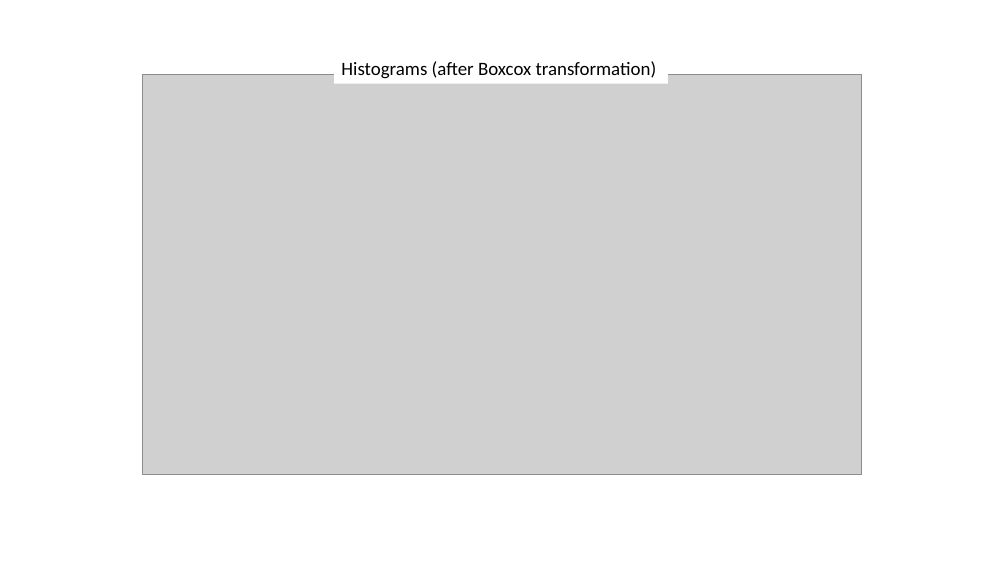
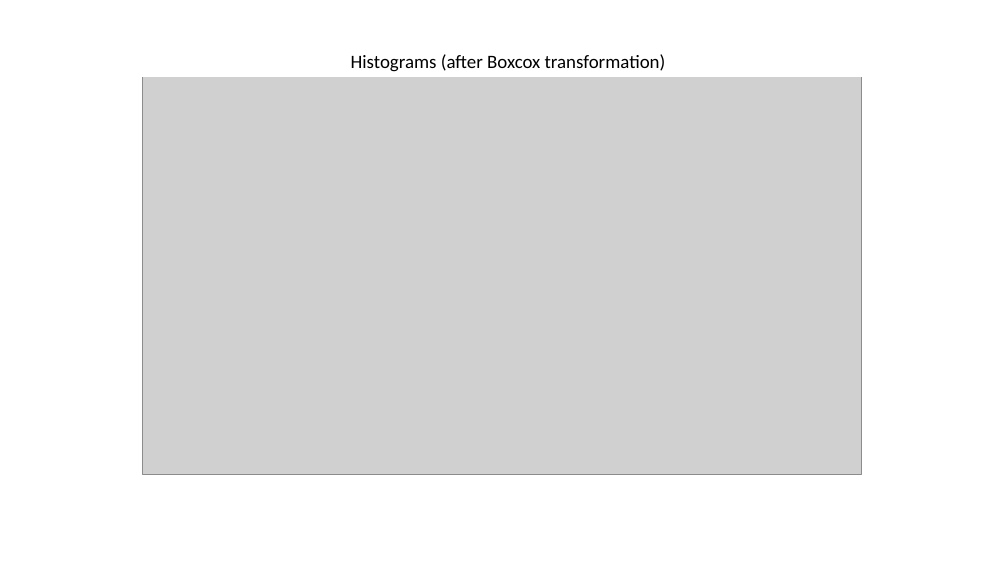
Before and after one commit to EnriqueSPR/house_renting_madrid, a slide deck: slide 1 of pictures/New Microsoft PowerPoint Presentation.pptx. Drawn at 1008x567 pixels with LibreOffice and Linux fonts; fonts in the diff are those of the drawing; grey boxes stand for pictures. Boxes give left, top, right and bottom in pixels: in the first picture for what was removed or moved away, otherwise in the second. Text is boxed around its words. In the diff, an @@ line names an element or a change of style, - is before the commit and + after.

```diff
--- a/pictures/New Microsoft PowerPoint Presentation.pptx
+++ b/pictures/New Microsoft PowerPoint Presentation.pptx
@@ rectangle "Histograms (after Boxcox transformation)": place and size @@
-rectangle "Histograms (after Boxcox transformation)" at (334, 53, 668, 83)
+rectangle "Histograms (after Boxcox transformation)" at (135, 46, 882, 76)
@@ rectangle "Histograms (after Boxcox transformation)" at (135, 46, 882, 76): alignment left to centre @@
```
Also in this commit, not shown: 1 other slide changed, 2 other files.
